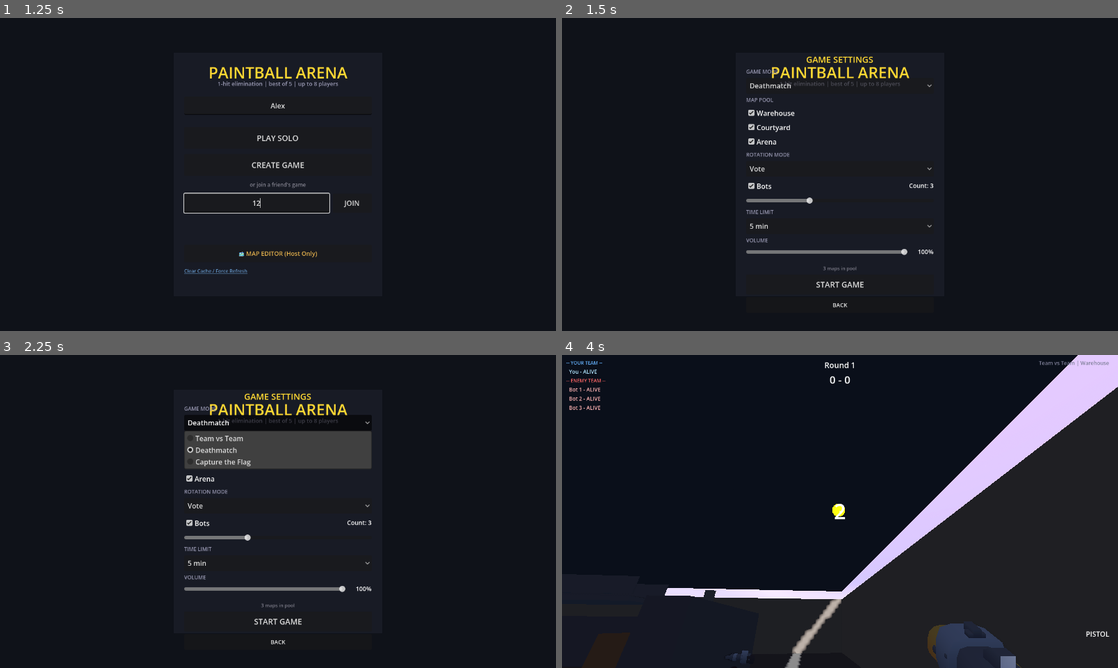
Above: before the commit, frames 1-4 (two rows, left to right).
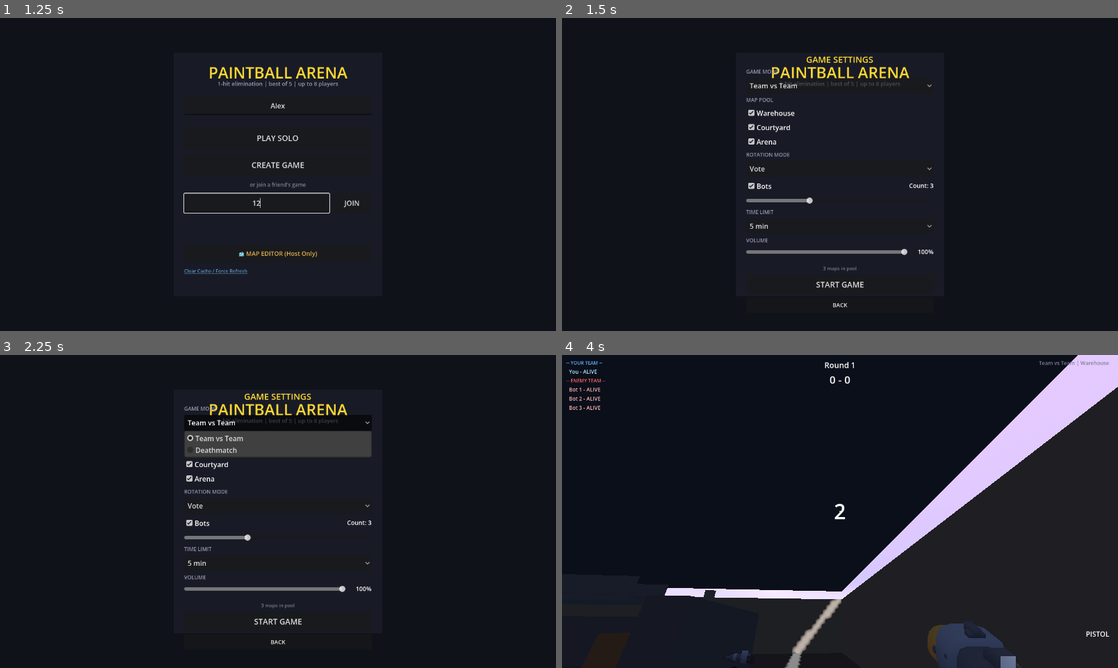
Above: after the commit, the same moments.

Repository: curlyphries/paintball
Game: Godot game, scene res://scenes/main_menu.tscn
Same seed, same stepped clock (60 frames per second), same inputs: the game is played once before the commit and once after it.
Inputs (mouse positions are in pixels of both pictures, inside the frame that each line leads up to):
- Up to frame 1 (1.25 s): click (278, 105) at 0.52 s; type "Alex" at 0.6 s; click (255, 202) at 0.75 s; type "12" at 0.83 s
- Up to frame 2 (1.5 s): click "PLAY SOLO" at 1.25 s
- Up to frame 3 (2.25 s): click "Deathmatch" (after the commit: "Team vs Team") at 2 s
- Up to frame 4 (4 s): click "START GAME" at 2.75 s; tap Enter at 3.5 s; move the mouse to (867, 511) at 3.52 s; press the mouse at (867, 511) at 3.53 s; hold W (move_forward) from 3.53 s (still down); tap Space (jump) at 3.77 s

Frame 1 is identical in both runs. In frame 2, less than 0.1% of the frame differs, in the area x 33-43%, y 20-23%; in frame 3, 1.3%, in the area x 33-67%, y 20-37%; in frame 4, less than 0.1%.

Commit message:
fix(gameplay): repair ammo, netcode kills, melee, dead zone, and mode picker
Six interlocking gameplay fixes from the full project review:

- weapon.gd: ammo is now real. fire() consumes one round per trigger
  pull (even for multi-pellet weapons), can_fire() checks the magazine,
  and running dry auto-reloads. Magazines/reload were previously dead
  data — every weapon had infinite ammo, which made the SMG strictly
  dominant. Also fixed spread to rotate around the aim direction's own
  basis; rotating around world UP/RIGHT collapsed the spread cone to a
  line when aiming along the world X axis.

- projectile.gd: removed the 0.05s collision-disable spawn window and
  the owner-pass-through hack. The shooter is now excluded via a physics
  collision exception, so shots can connect at point-blank range. The
  old window gave the sniper a ~6m and the shotgun a ~2.5m dead zone.
  Projectiles spawn 0.3m from the muzzle instead of 1m out.

- player.gd: melee redesigned from a 360-degree through-wall instakill
  into a real mechanic — requires facing within ~60 degrees of aim,
  a clear line-of-sight raycast, and a 1s cooldown. Shooting and melee
  are gated behind MatchPhase.PLAYING.

- bot.gd: bots also only fire during PLAYING. Together with the player
  gate this fixes a round softlock: a bot killed during the countdown
  stayed in bots_alive while being unkillable, so the round could never
  end by elimination.

- game_sync.gd / net_player.gd / main_game.gd: networked kill flow
  repaired. Shots now carry their real projectile speed (remote shots
  previously re-simulated at a hardcoded 40 m/s regardless of weapon,
  so sniper shots whiffed on the victim's screen). Eliminations carry
  the actual killer_id (both fields used to be stamped with the victim,
  so killfeeds showed everyone killing themselves). Remote projectiles
  take the shooter's puppet as owner so interpolation lag can't cause
  self-hits. Dead puppets revive when their state packets resume —
  previously respawns were never broadcast, so after a remote player's
  first death in Deathmatch they were invisible and unhittable to
  everyone else for the rest of the match.

- main_menu.gd: removed Capture the Flag from the mode picker — it has
  no implementation (no flag, no carry, no capture) and silently played
  as team elimination. While in there, fixed a mode-mapping bug: the
  dropdown applied the selected *index* to a GameMode enum whose order
  differs from the menu labels, so "Team vs Team" actually started
  Deathmatch and vice versa. Items now map by explicit item ID.

Co-Authored-By: Claude Fable 5 <noreply@anthropic.com>

Diff:
--- a/scripts/bot.gd
+++ b/scripts/bot.gd
@@ -170,7 +170,8 @@
 	velocity.z = right.z * strafe_dir * WALK_SPEED * 0.5
 
 	if can_see_player():
-		if fire_cooldown <= 0:
+		# Only fire while the round is live — no countdown kills
+		if fire_cooldown <= 0 and GameState.match_phase == GameState.MatchPhase.PLAYING:
 			fire_at_target()
 	else:
 		# Lost sight, chase
@@ -278,7 +279,7 @@
 	projectile.initialize(direction, spd, color, player_id, self)
 	# Add to tree first, then set position (global_position requires being in tree)
 	get_tree().root.get_node("Main/World").add_child(projectile)
-	projectile.global_position = global_position + Vector3.UP * 1.5 + direction * 1.0
+	projectile.global_position = global_position + Vector3.UP * 1.5 + direction * 0.3
 
 	# Play shoot sound
 	if shoot_sound:
--- a/scripts/game_sync.gd
+++ b/scripts/game_sync.gd
@@ -45,19 +45,20 @@
 	}
 	NetworkManager.send_game_data(state)
 
-func send_shoot(origin: Vector3, direction: Vector3, color: Color) -> void:
+func send_shoot(origin: Vector3, direction: Vector3, color: Color, speed: float) -> void:
 	NetworkManager.send_game_data({
 		"action": "shoot",
 		"origin": [origin.x, origin.y, origin.z],
 		"dir": [direction.x, direction.y, direction.z],
 		"color": [color.r, color.g, color.b],
+		"speed": speed,
 	})
 
-func send_elimination(victim_id: int) -> void:
+func send_elimination(victim_id: int, killer_id: int) -> void:
 	NetworkManager.send_game_data({
 		"action": "eliminated",
 		"victim_id": victim_id,
-		"killer_id": NetworkManager.local_player_id,
+		"killer_id": killer_id,
 	})
 
 # Map vote / rotation RPCs. game_sync is freed during the post-match scene, so
@@ -107,8 +108,11 @@
 	var dir = Vector3(data.dir[0], data.dir[1], data.dir[2])
 	var color = Color(data.color[0], data.color[1], data.color[2])
 
+	var speed = float(data.get("speed", 40.0))
 	var projectile = preload("res://scenes/projectile.tscn").instantiate()
-	projectile.initialize(dir, 40.0, color, from_id, null)
+	# Pass the shooter's puppet as owner so the shot can't collide with it
+	# (the puppet lags behind its true position due to interpolation)
+	projectile.initialize(dir, speed, color, from_id, net_players.get(from_id))
 	var world = get_node_or_null("/root/Main/World")
 	if world:
 		world.add_child(projectile)
--- a/scripts/main_game.gd
+++ b/scripts/main_game.gd
@@ -185,7 +185,7 @@
 	hud.show_elimination_message(killer_name + " shot You")
 
 	if is_networked and game_sync:
-		game_sync.send_elimination(NetworkManager.local_player_id)
+		game_sync.send_elimination(NetworkManager.local_player_id, killer_id)
 
 	# Deathmatch: auto-respawn after delay
 	if is_deathmatch and not GameState.is_match_over():
--- a/scripts/main_menu.gd
+++ b/scripts/main_menu.gd
@@ -88,12 +88,14 @@
 # ---- Settings controls population ----
 
 func _populate_settings_controls() -> void:
-	# Game modes
+	# Game modes — item IDs map to GameSettings.GameMode values so display
+	# order is independent of the enum. CTF is hidden until it's implemented.
 	mode_option.clear()
-	mode_option.add_item("Team vs Team", 0)
-	mode_option.add_item("Deathmatch", 1)
-	mode_option.add_item("Capture the Flag", 2)
-	mode_option.selected = GameSettings.game_mode
+	mode_option.add_item("Team vs Team", GameSettings.GameMode.TEAM_VS_TEAM)
+	mode_option.add_item("Deathmatch", GameSettings.GameMode.DEATHMATCH)
+	if GameSettings.game_mode == GameSettings.GameMode.CAPTURE_THE_FLAG:
+		GameSettings.game_mode = GameSettings.GameMode.TEAM_VS_TEAM
+	mode_option.select(mode_option.get_item_index(GameSettings.game_mode))
 
 	# Map pool — one checkbox per available map
 	for child in map_pool_container.get_children():
@@ -188,7 +190,7 @@
 		map_desc_label.text = "%d maps in pool" % keys.size()
 
 func _apply_settings() -> void:
-	GameSettings.game_mode = mode_option.selected as GameSettings.GameMode
+	GameSettings.game_mode = mode_option.get_selected_id() as GameSettings.GameMode
 	var pool := _selected_map_keys()
 	if pool.is_empty():
 		# Constraint should prevent this, but be defensive.
--- a/scripts/net_player.gd
+++ b/scripts/net_player.gd
@@ -38,6 +38,10 @@
 	if state.has("pos"):
 		var p = state.pos
 		target_position = Vector3(p[0], p[1], p[2])
+		# State is only broadcast while alive — a packet from a "dead" puppet
+		# means they respawned. Revive and snap (don't lerp across the map).
+		if is_dead:
+			respawn(target_position)
 	if state.has("rot_y"):
 		target_rotation_y = state.rot_y
 	if state.has("head_x"):
--- a/scripts/player.gd
+++ b/scripts/player.gd
@@ -213,24 +213,30 @@
 	global_position = spawn_position
 	velocity = Vector3.ZERO
 
-func _process(_delta: float) -> void:
+const MELEE_RANGE := 2.0
+const MELEE_COOLDOWN := 1.0
+var _melee_cooldown := 0.0
+
+func _process(delta: float) -> void:
 	if is_dead:
 		return
 	if _is_chat_active():
 		return
 
-	# Melee range check — if a bot is right on top of us, next shot eliminates them
-	if Input.is_action_just_pressed("shoot"):
-		var bots = get_tree().get_nodes_in_group("bot")
-		for bot in bots:
-			if bot.is_dead:
-				continue
-			var dist = global_position.distance_to(bot.global_position)
-			if dist < 2.5:
-				bot.take_hit(player_id)
+	if _melee_cooldown > 0.0:
+		_melee_cooldown -= delta
+
+	# Combat only while the round is live — no countdown/round-over kills
+	var can_fight: bool = GameState.match_phase == GameState.MatchPhase.PLAYING
+
+	# Melee — close-range finisher, but only on a target you're facing
+	# with clear line of sight, on a cooldown
+	if can_fight and _melee_cooldown <= 0.0 and Input.is_action_just_pressed("shoot"):
+		if _try_melee():
+			_melee_cooldown = MELEE_COOLDOWN
 
 	# Shooting
-	if Input.is_action_pressed("shoot"):
+	if can_fight and Input.is_action_pressed("shoot"):
 		var origin = camera_pivot.global_position
 		var direction = -camera_pivot.global_transform.basis.z
 		weapon.fire(origin, direction)
@@ -257,6 +263,28 @@
 		current_weapon_index = (current_weapon_index - 1 + available_weapons.size()) % available_weapons.size()
 		switch_weapon(current_weapon_index)
 
+func _try_melee() -> bool:
+	var aim_dir := -camera_pivot.global_transform.basis.z
+	for bot in get_tree().get_nodes_in_group("bot"):
+		if bot.is_dead:
+			continue
+		var to_bot: Vector3 = bot.global_position - global_position
+		if to_bot.length() > MELEE_RANGE:
+			continue
+		# Must be facing the target (within ~60 degrees of aim)
+		if aim_dir.dot(to_bot.normalized()) < 0.5:
+			continue
+		# Must have clear line of sight (no walls between)
+		var query := PhysicsRayQueryParameters3D.create(
+			camera_pivot.global_position, bot.global_position + Vector3.UP * 0.5)
+		query.exclude = [get_rid()]
+		var hit := get_world_3d().direct_space_state.intersect_ray(query)
+		if hit and hit.collider != bot:
+			continue
+		bot.take_hit(player_id)
+		return true
+	return false
+
 func switch_weapon(index: int) -> void:
 	if index < 0 or index >= available_weapons.size():
 		return
@@ -271,13 +299,15 @@
 	projectile.initialize(direction, spd, color, player_id, self)
 	# Add to tree first, then set position (global_position requires being in tree)
 	get_tree().root.get_node("Main/World").add_child(projectile)
-	var spawn_pos = pos + direction.normalized() * 1.0
+	# Spawn at the muzzle — the collision exception prevents self-hits,
+	# so no dead zone is needed
+	var spawn_pos = pos + direction.normalized() * 0.3
 	projectile.global_position = spawn_pos
 
 	# Broadcast shot over network
 	var game_sync = get_node_or_null("/root/Main/GameSync")
 	if game_sync:
-		game_sync.send_shoot(spawn_pos, direction, color)
+		game_sync.send_shoot(spawn_pos, direction, color, spd)
 
 	# Play shoot sound
 	if shoot_sound:
--- a/scripts/projectile.gd
+++ b/scripts/projectile.gd
@@ -7,7 +7,6 @@
 var paint_color := Color.YELLOW
 var lifetime := 3.0
 var owner_node: Node = null
-var spawn_delay := 0.05  # Brief delay before collision enabled
 
 @onready var mesh: MeshInstance3D = $MeshInstance3D
 @onready var collision_shape: CollisionShape3D = $CollisionShape3D
@@ -29,11 +28,9 @@
 		_mat_cache[key] = mat
 		mesh.material_override = mat
 
-	# Disable collision briefly so we don't hit the shooter
-	collision_shape.disabled = true
-	await get_tree().create_timer(spawn_delay).timeout
-	if is_instance_valid(self):
-		collision_shape.disabled = false
+	# Never collide with the shooter — lets shots connect at point-blank range
+	if owner_node is PhysicsBody3D:
+		add_collision_exception_with(owner_node)
 
 func initialize(dir: Vector3, spd: float, color: Color, shooter_id: int, shooter: Node = null) -> void:
 	direction = dir.normalized()
@@ -52,19 +49,8 @@
 	# Apply gravity to paintball
 	velocity.y -= 9.8 * delta * 0.3  # Slight drop
 
-	# If collision disabled (spawn delay), just move by position
-	if collision_shape.disabled:
-		global_position += velocity * delta
-		return
-
 	var collision_info = move_and_collide(velocity * delta)
 	if collision_info:
-		var collider = collision_info.get_collider()
-		# Skip if we hit our own shooter
-		if collider == owner_node:
-			# Move past the shooter
-			global_position += velocity * delta
-			return
 		_on_hit(collision_info)
 
 func _on_hit(collision_info: KinematicCollision3D) -> void:
--- a/scripts/weapon.gd
+++ b/scripts/weapon.gd
@@ -31,22 +31,34 @@
 			finish_reload()
 
 func can_fire() -> bool:
-	return fire_cooldown <= 0 and not is_reloading
+	return fire_cooldown <= 0 and not is_reloading and current_ammo > 0
 
 func fire(origin: Vector3, direction: Vector3) -> void:
+	if fire_cooldown <= 0 and not is_reloading and current_ammo <= 0:
+		start_reload()
+		return
 	if not can_fire():
 		return
 
 	fire_cooldown = weapon_data.fire_rate
+	# One trigger pull consumes one round, even for multi-pellet weapons
+	current_ammo -= 1
+	ammo_changed.emit(current_ammo, weapon_data.magazine)
 
 	# Fire pellets (shotgun fires multiple)
+	# Spread rotates around the aim direction's own up/right axes so the
+	# cone is uniform no matter which way the shooter faces
+	var aim_basis := Basis.looking_at(direction.normalized())
 	for i in range(weapon_data.pellets):
 		var spread_dir = direction
 		if weapon_data.spread > 0:
-			spread_dir = spread_dir.rotated(Vector3.UP, randf_range(-weapon_data.spread, weapon_data.spread))
-			spread_dir = spread_dir.rotated(Vector3.RIGHT, randf_range(-weapon_data.spread, weapon_data.spread))
+			spread_dir = spread_dir.rotated(aim_basis.y, randf_range(-weapon_data.spread, weapon_data.spread))
+			spread_dir = spread_dir.rotated(aim_basis.x, randf_range(-weapon_data.spread, weapon_data.spread))
 
 		fired.emit(origin, spread_dir.normalized(), weapon_data.speed, weapon_data.color)
+
+	if current_ammo <= 0:
+		start_reload()
 
 func start_reload() -> void:
 	if is_reloading or current_ammo == weapon_data.magazine:
